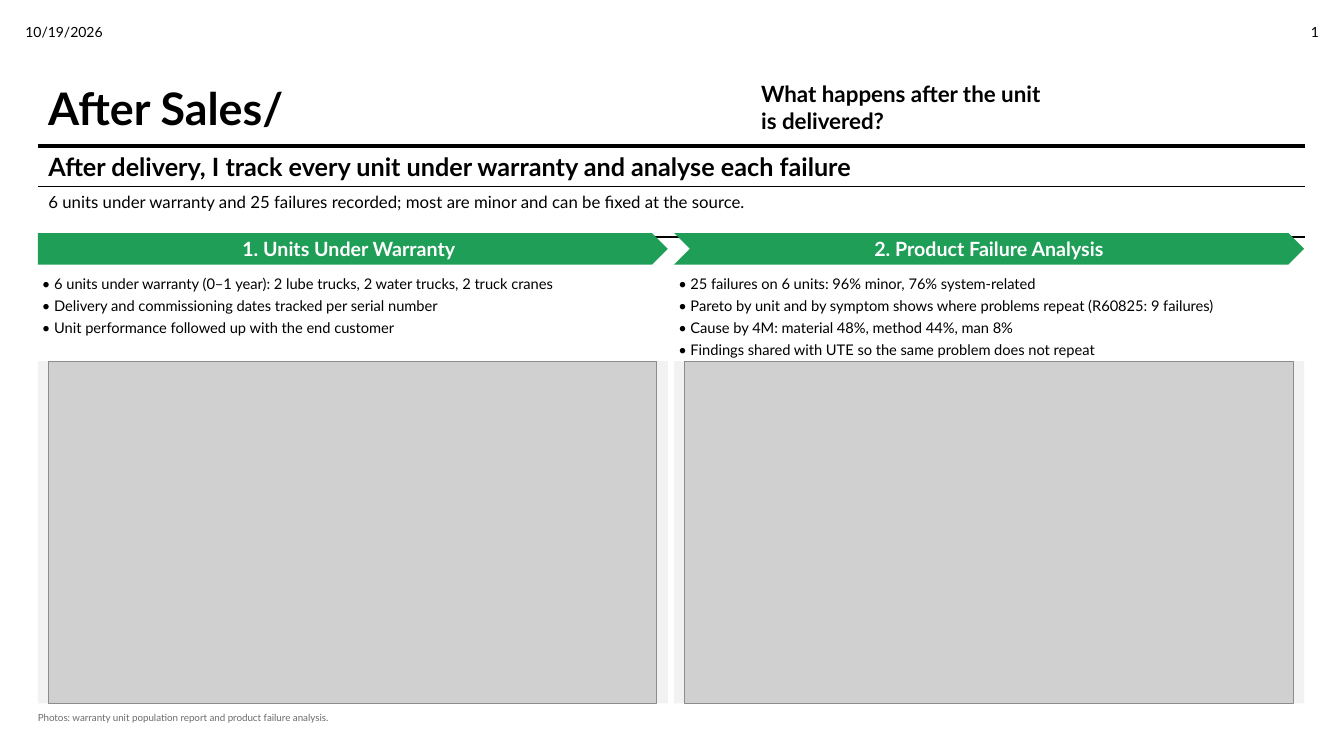
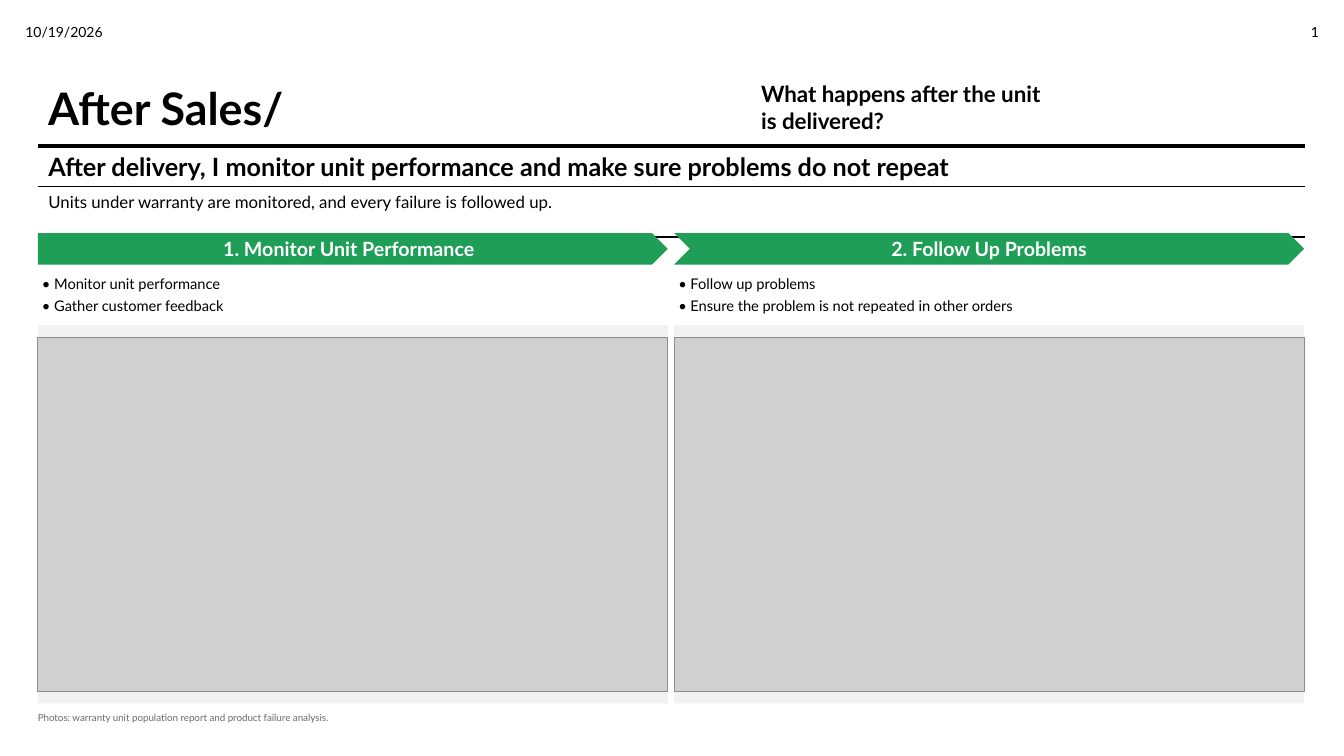
Before and after one commit to Godson7777/6month, a slide deck: slide 1 of nedp_deck/v7/Slide_AfterSales.pptx. Drawn at 1344x756 pixels with LibreOffice and Linux fonts; fonts in the diff are those of the drawing; grey boxes stand for pictures. Boxes give left, top, right and bottom in pixels: in the first picture for what was removed or moved away, otherwise in the second. Text is boxed around its words. In the diff, an @@ line names an element or a change of style, - is before the commit and + after.

```diff
--- a/nedp_deck/v7/Slide_AfterSales.pptx
+++ b/nedp_deck/v7/Slide_AfterSales.pptx
@@ table at (38,146,1306,237) @@
-row 1, column 1: After delivery, I track every unit under warranty and analyse each failure
+row 1, column 1: After delivery, I monitor unit performance and make sure problems do not repeat
-row 2, column 1: 6 units under warranty and 25 failures recorded; most are minor and can be fixed at the source.
+row 2, column 1: Units under warranty are monitored, and every failure is followed up.
@@ text in pentagon arrow at (223,241,474,256): text changed @@
-1. Units Under Warranty
+1. Monitor Unit Performance
@@ text in chevron at (891,241,1087,260): text changed @@
-2. Product Failure Analysis
+2. Follow Up Problems
@@ text at (54,278,223,311): text changed @@
-• 6 units under warranty (0–1 year): 2 lube trucks, 2 water trucks, 2 truck cranes
-• Delivery and commissioning dates tracked per serial number
-• Unit performance followed up with the end customer
+• Monitor unit performance
+• Gather customer feedback
@@ text at (690,278,1013,314): text changed @@
-• 25 failures on 6 units: 96% minor, 76% system-related
-• Pareto by unit and by symptom shows where problems repeat (R60825: 9 failures)
-• Cause by 4M: material 48%, method 44%, man 8%
-• Findings shared with UTE so the same problem does not repeat
+• Follow up problems
+• Ensure the problem is not repeated in other orders
@@ rectangle: place and size @@
-rectangle at (38,361,668,704)
+rectangle at (38,326,668,704)
@@ rectangle: place and size @@
-rectangle at (675,361,1305,704)
+rectangle at (675,326,1305,704)
@@ picture: place and size @@
-picture at (48,361,657,704)
+picture at (38,338,668,693)
@@ picture: place and size @@
-picture at (685,361,1294,704)
+picture at (675,338,1305,693)
```
Also in this commit, not shown: 1 other file.
